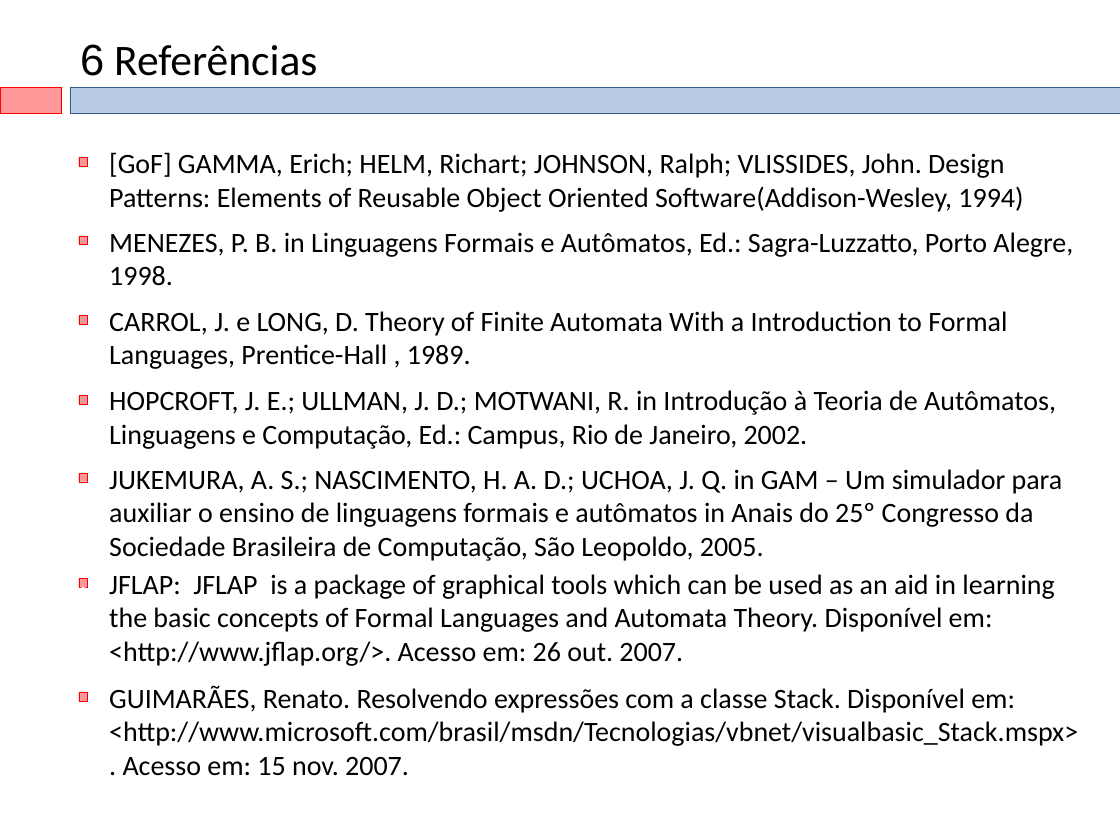
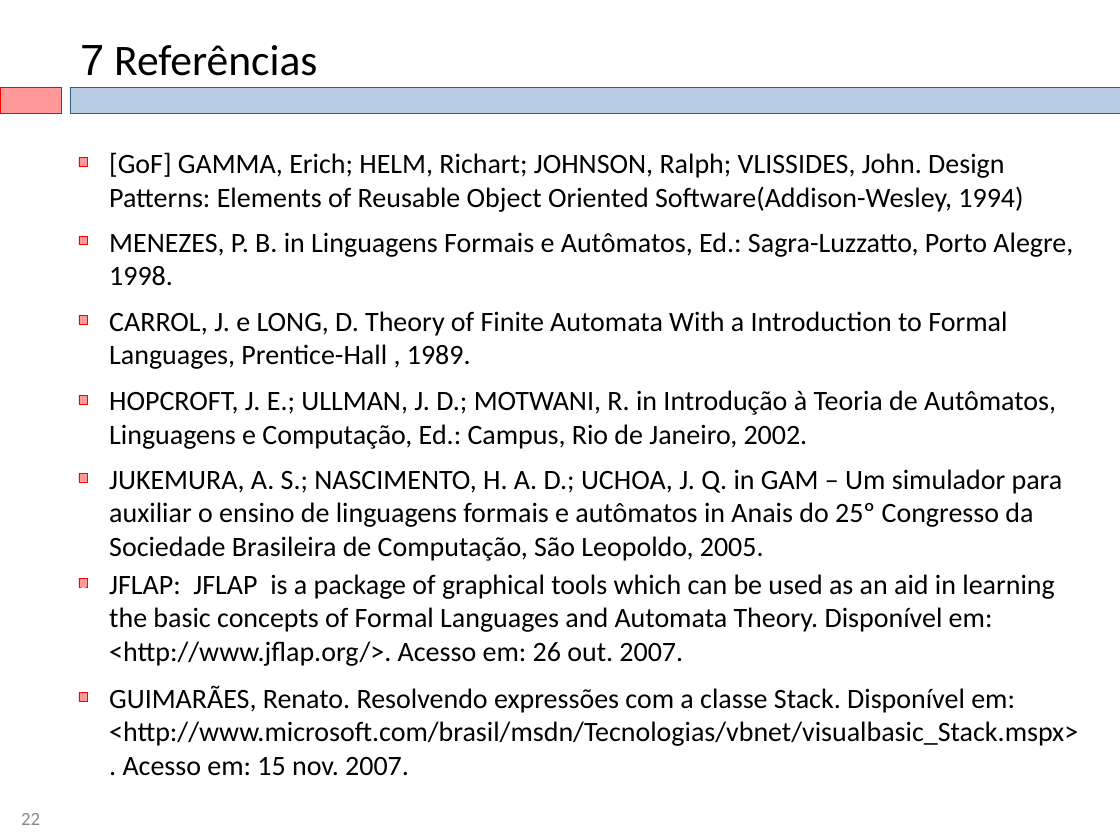
Before and after one commit to eduardoabreubg/sctmf, a slide deck: slide 22 of sctmf/documentation/SCTMF-Final_20071201.ppt (slide 20 before the commit). Drawn at 1120x840 pixels with LibreOffice and Linux fonts; fonts in the diff are those of the drawing; background and template pictures are left out. Boxes give left, top, right and bottom in pixels: in the first picture for what was removed or moved away, otherwise in the second. Text is boxed around its words. In the diff, an @@ line names an element or a change of style, - is before the commit and + after.

```diff
--- a/sctmf/documentation/SCTMF-Final_20071201.ppt
+++ b/sctmf/documentation/SCTMF-Final_20071201.ppt
@@ text at <box>80,45,317,76</box>: text changed @@
-6 Referências
+7 Referências
@@ text added at <box>21,813,40,825</box>, 12 pt, text #898989 @@
+22
```
Also in this commit, not shown: 18 other slides changed, 2 slides added.
